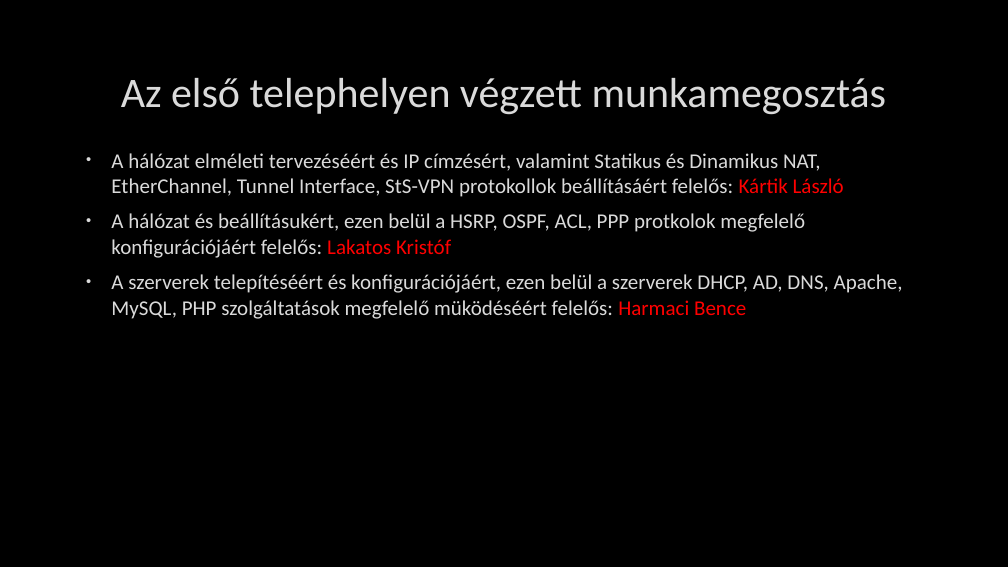
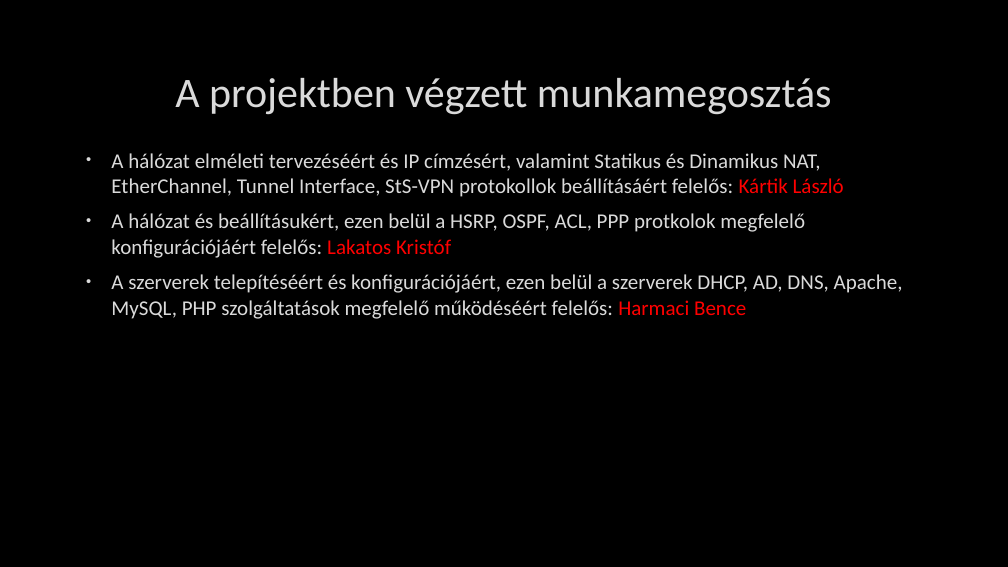
Before and after one commit to lacikartik88/IKT-projektmunka-II, a slide deck: slide 21 of Védéshez.pptx (slide 13 before the commit). Drawn at 1008x567 pixels with LibreOffice and Linux fonts; fonts in the diff are those of the drawing; background and template pictures are left out. Boxes give left, top, right and bottom in pixels: in the first picture for what was removed or moved away, otherwise in the second. Text is boxed around its words. In the diff, an @@ line names an element or a change of style, - is before the commit and + after.

```diff
--- a/Védéshez.pptx
+++ b/Védéshez.pptx
@@ title at (175, 78, 832, 115): text changed @@
-Az első telephelyen végzett munkamegosztás
+A projektben végzett munkamegosztás
@@ text at (111, 274, 903, 319): text changed @@
-• A szerverek telepítéséért és konfigurációjáért, ezen belül a szerverek DHCP, AD, DNS, Apache, MySQL, PHP szolgáltatások megfelelő müködéséért felelős: Harmaci Bence
+• A szerverek telepítéséért és konfigurációjáért, ezen belül a szerverek DHCP, AD, DNS, Apache, MySQL, PHP szolgáltatások megfelelő működéséért felelős: Harmaci Bence
```
Also in this commit, not shown: 6 other slides changed, 3 slides added.
